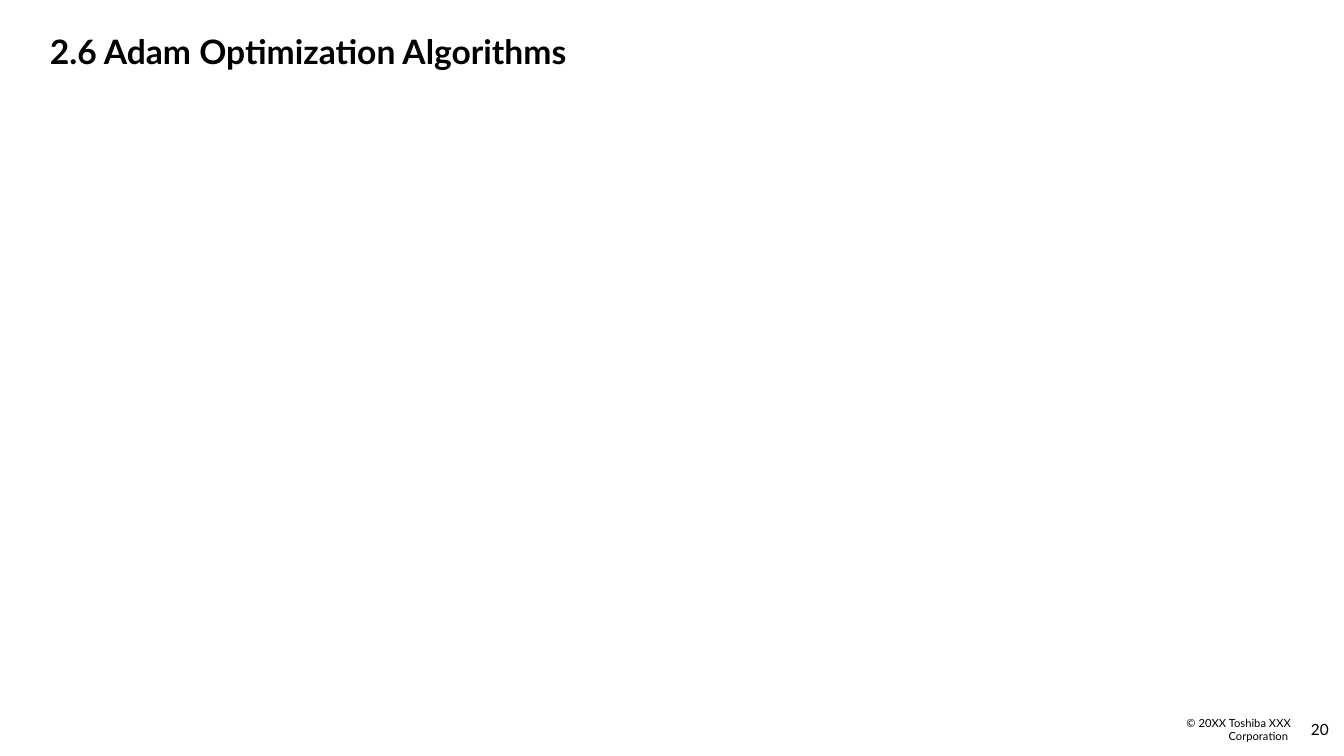
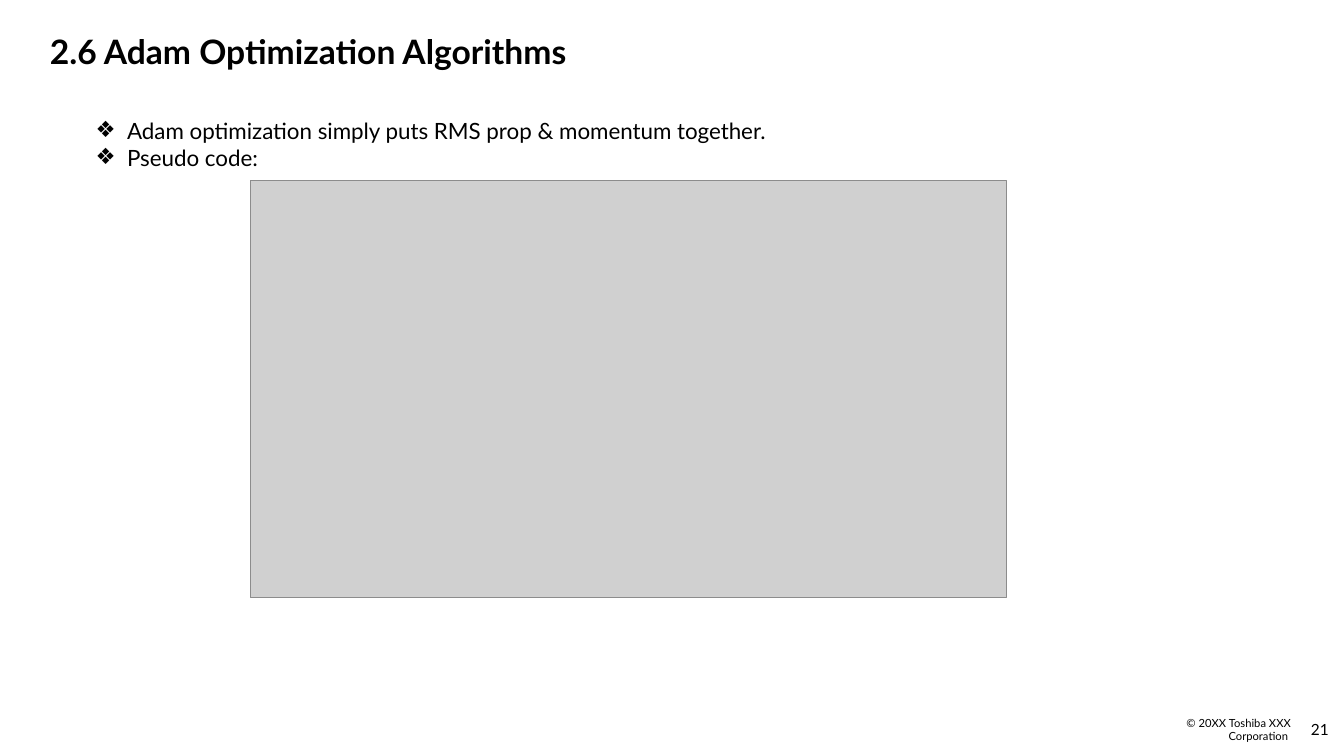
Before and after one commit to Doan-Nguyen/Coursera, a slide deck: slide 22 of Improving Deep Neural Network - Report - Course 2.pptx (slide 21 before the commit). Drawn at 1344x756 pixels with LibreOffice and Linux fonts; fonts in the diff are those of the drawing; grey boxes stand for pictures; background and template pictures are left out. Boxes give left, top, right and bottom in pixels: in the first picture for what was removed or moved away, otherwise in the second. Text is boxed around its words. In the diff, an @@ line names an element or a change of style, - is before the commit and + after.

```diff
--- a/Improving Deep Neural Network - Report - Course 2.pptx
+++ b/Improving Deep Neural Network - Report - Course 2.pptx
@@ text added at [127,122,765,166], 16 pt, text #000000 @@
+  ❖ Adam optimization simply puts RMS prop & momentum together.
+  ❖ Pseudo code:
@@ picture added at [250,180,1006,598] @@
@@ page number at [1311,724,1329,735]: text changed @@
-20
+21
```
Also in this commit, not shown: 7 other slides changed, 8 slides added, 1 slide removed.
